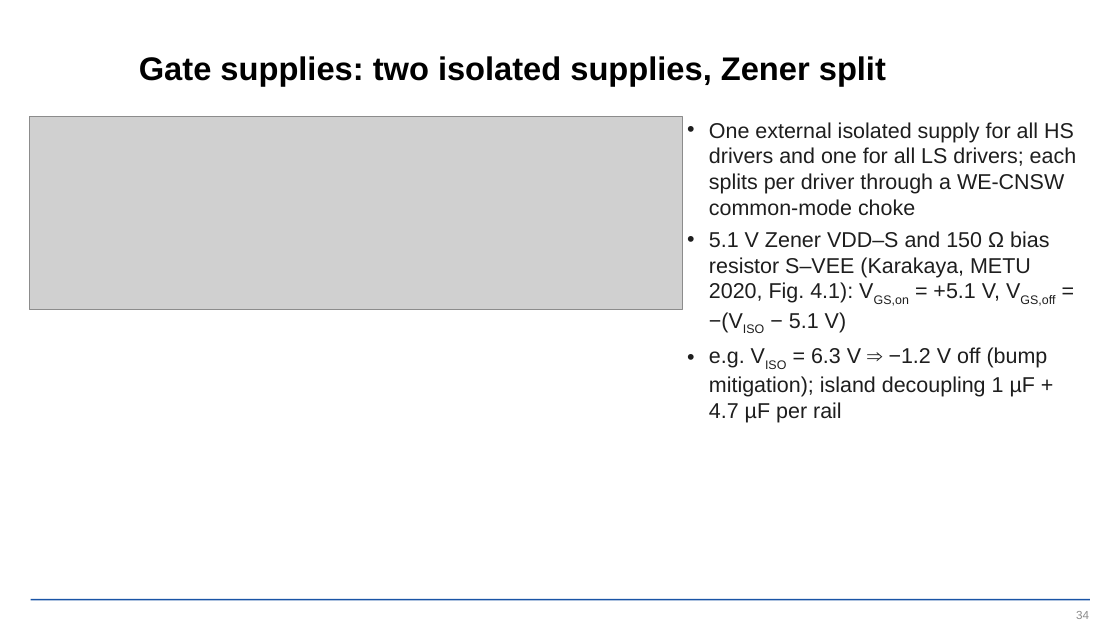
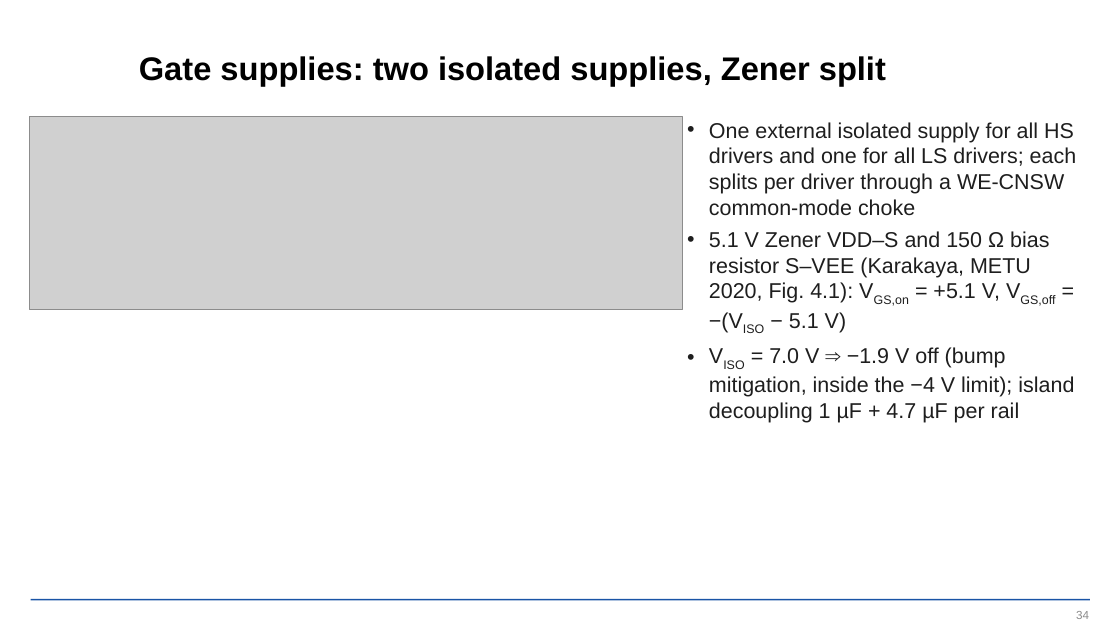
Before and after one commit to EnesAyaz/KTH, a slide deck: slide 34 of PCB-Design/reports/slides/spb_revb_design_flow.pptx. Drawn at 1120x630 pixels with LibreOffice and Linux fonts; fonts in the diff are those of the drawing; grey boxes stand for pictures; background and template pictures are left out. Boxes give left, top, right and bottom in pixels: in the first picture for what was removed or moved away, otherwise in the second. Text is boxed around its words. In the diff, an @@ line names an element or a change of style, - is before the commit and + after.

```diff
--- a/PCB-Design/reports/slides/spb_revb_design_flow.pptx
+++ b/PCB-Design/reports/slides/spb_revb_design_flow.pptx
@@ text at (709,347,1074,423): text changed @@
-• e.g. VISO = 6.3 V ⇒ −1.2 V off (bump mitigation); island decoupling 1 µF + 4.7 µF per rail
+• VISO = 7.0 V ⇒ −1.9 V off (bump mitigation, inside the −4 V limit); island decoupling 1 µF + 4.7 µF per rail
```
Also in this commit, not shown: 8 other slides changed, 2 slides added, 32 other files.
